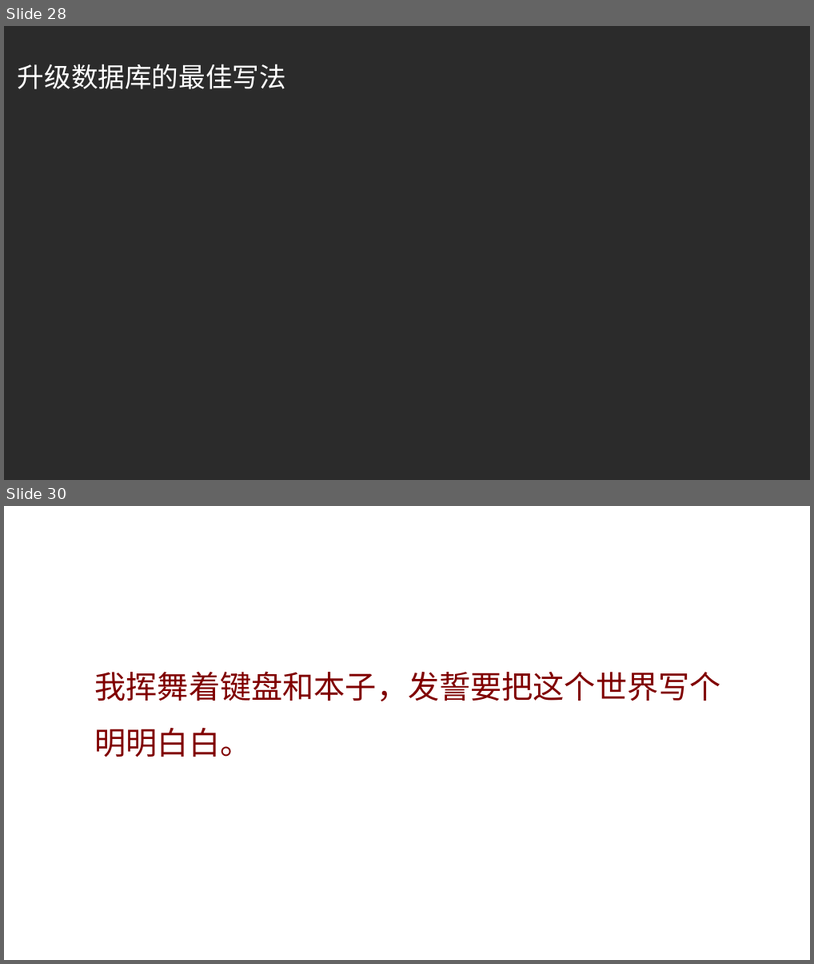
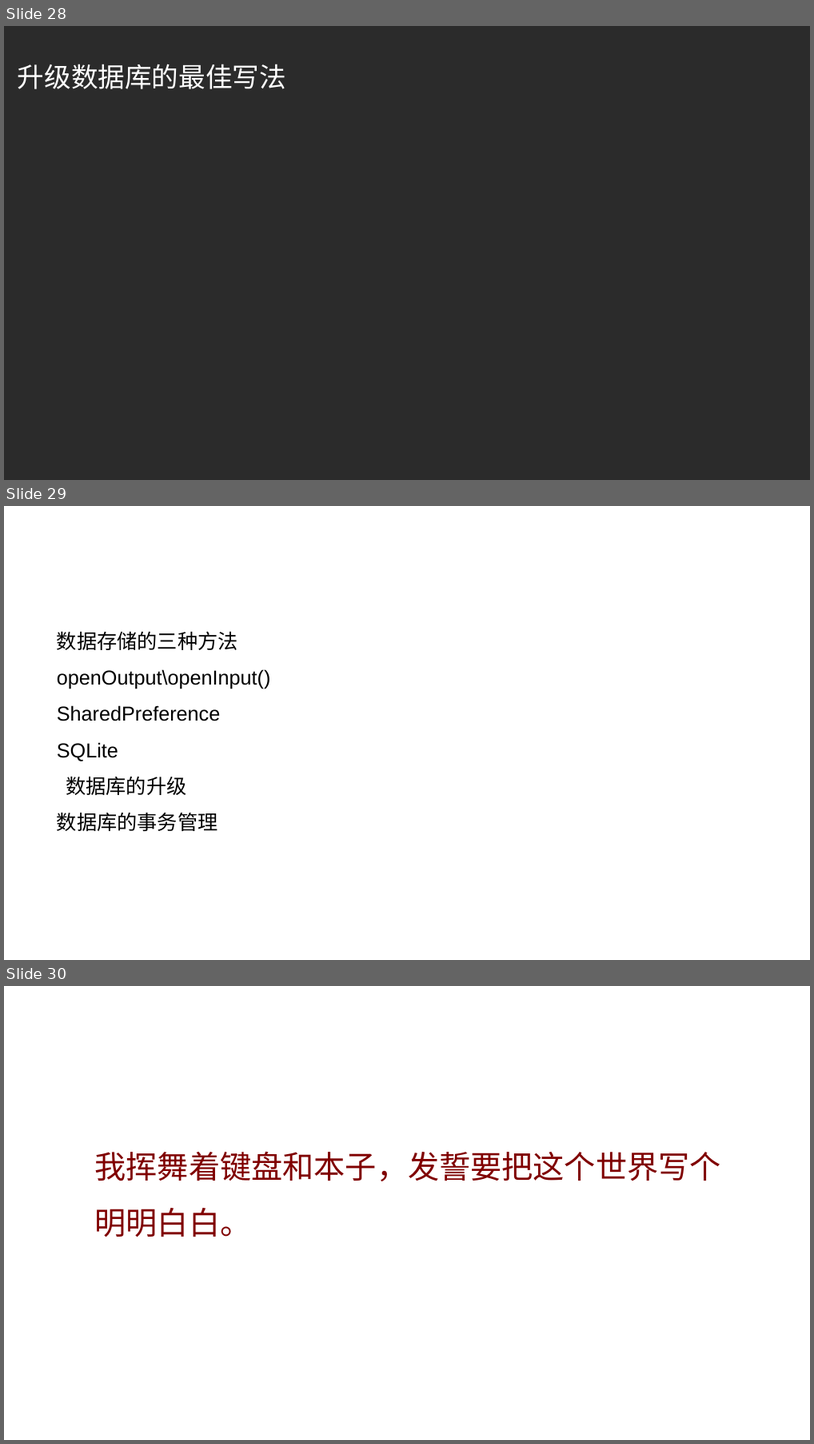
Before and after one commit to guoyang123/androidppt, a slide deck: 第六章数据存储/数据存储.ppt. Shown one above the other, each under a label of ours: slides 28 and 30 before the commit, slides 28, 29 and 30 after it; the slides between them are not shown. The pictures are 814x964 and 814x1444 pixels, drawn with LibreOffice and Linux fonts; fonts in the diff are those of the drawing; background and template pictures are left out; a plain dark background stands for a picture behind light text. Boxes give left, top, right and bottom in pixels: in the first picture for what was removed or moved away, otherwise in the second. Text is boxed around its words. In the diff, an @@ line names an element or a change of style, - is before the commit and + after.

Commit message:
数据存储

```diff
--- a/第六章数据存储/数据存储.ppt
+++ b/第六章数据存储/数据存储.ppt
@@ slide 29 added at (4, 506, 810, 960), background picture (left out) @@
@@ text added at (5, 536, 74, 576), 24 pt, text #FFFFFF @@
+小结
@@ text added at (57, 631, 270, 831), 18 pt, text #000000 @@
+数据存储的三种方法
+openOutput\openInput()
+SharedPreference
+SQLite
+数据库的升级
+数据库的事务管理
```
Also in this commit, not shown: 2 slides changed, 1 slide removed.
